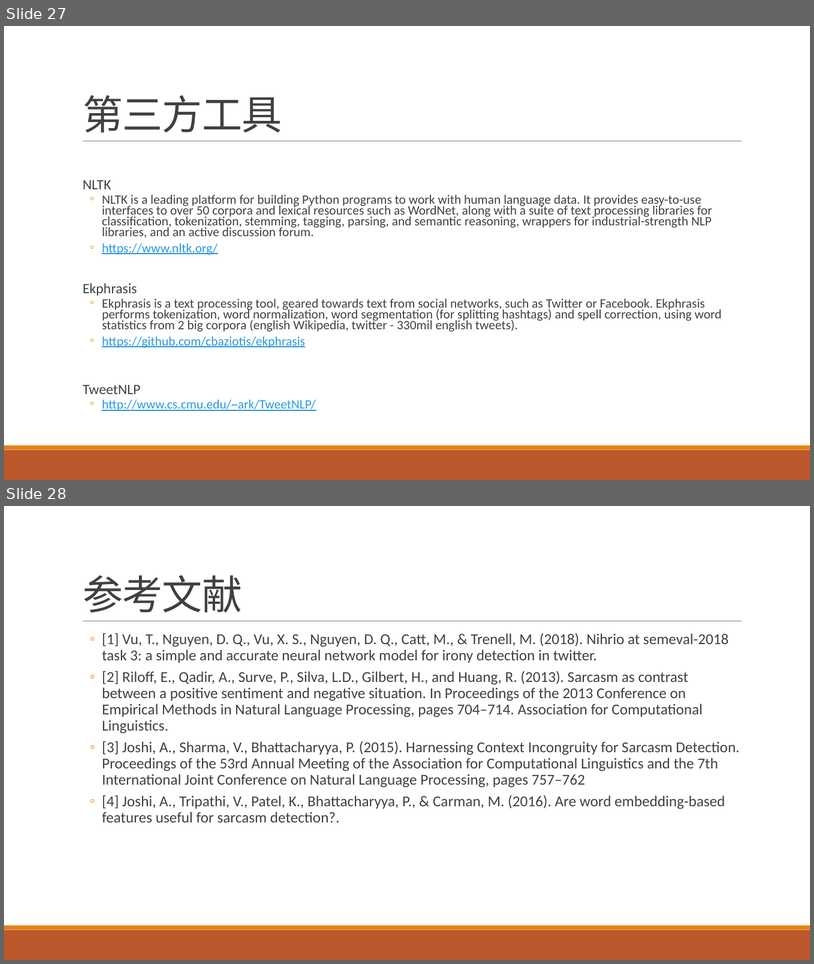
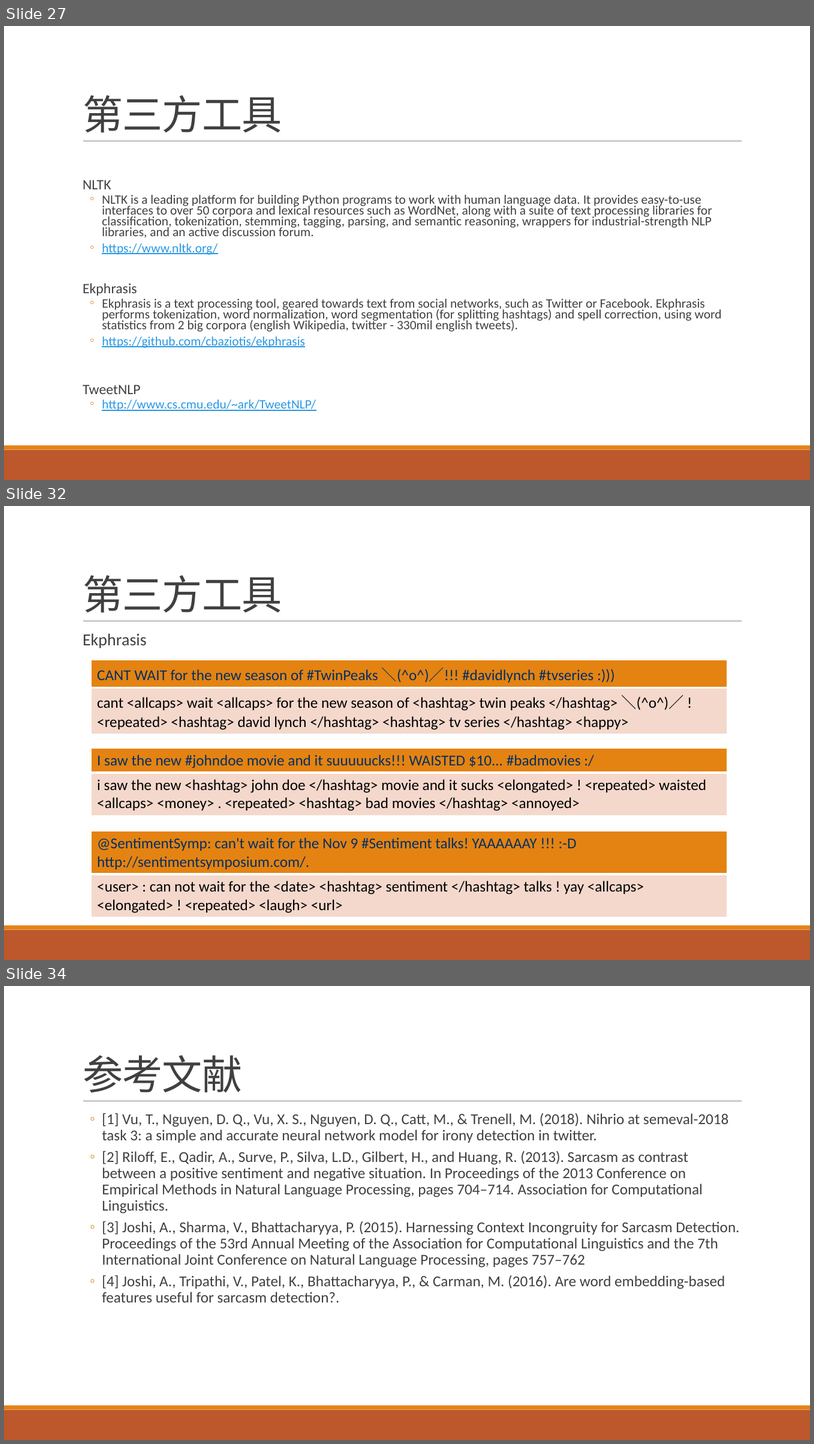
Before and after one commit to liangxh/grad, a slide deck: 面向微博的反讽识别实验说明.pptx. Shown one above the other, each under a label of ours: slides 27 and 28 before the commit, slides 27, 32 and 34 after it; the slides between them are not shown. The pictures are 814x964 and 814x1444 pixels, drawn with LibreOffice and Linux fonts; fonts in the diff are those of the drawing. Boxes give left, top, right and bottom in pixels: in the first picture for what was removed or moved away, otherwise in the second. Text is boxed around its words. In the diff, an @@ line names an element or a change of style, - is before the commit and + after.

```diff
--- a/面向微博的反讽识别实验说明.pptx
+++ b/面向微博的反讽识别实验说明.pptx
@@ slide 32 added at bbox=[4, 506, 810, 960], background #FFFFFF; not listed: 3 template elements that a slide beside it also shows @@
@@ title added at bbox=[83, 575, 282, 613], 48 pt, text #404040 @@
+第三方工具
@@ text added at bbox=[83, 633, 147, 648], 20 pt, text #404040 @@
+  Ekphrasis
@@ table added at bbox=[91, 660, 728, 732], 2 rows, 1 columns @@
+CANT WAIT for the new season of #TwinPeaks ＼(^o^)／!!! #davidlynch #tvseries :)))
+cant <allcaps> wait <allcaps> for the new season of <hashtag> twin peaks </hashtag> ＼(^o^)／ ! <repeated> <hashtag> david lynch </hashtag> <hashtag> tv series </hashtag> <happy>
@@ table added at bbox=[91, 748, 728, 815], 2 rows, 1 columns @@
+I saw the new #johndoe movie and it suuuuucks!!! WAISTED $10... #badmovies :/
+i saw the new <hashtag> john doe </hashtag> movie and it sucks <elongated> ! <repeated> waisted <allcaps> <money> . <repeated> <hashtag> bad movies </hashtag> <annoyed>
@@ table added at bbox=[91, 831, 728, 916], 2 rows, 1 columns @@
+@SentimentSymp: can't wait for the Nov 9 #Sentiment talks! YAAAAAAY !!! :-D http://sentimentsymposium.com/.
+<user> : can not wait for the <date> <hashtag> sentiment </hashtag> talks ! yay <allcaps> <elongated> ! <repeated> <laugh> <url>
@@ what was slide 28 is now slide 34 @@
```
Also in this commit, not shown: 5 other slides added, 1 other file.
